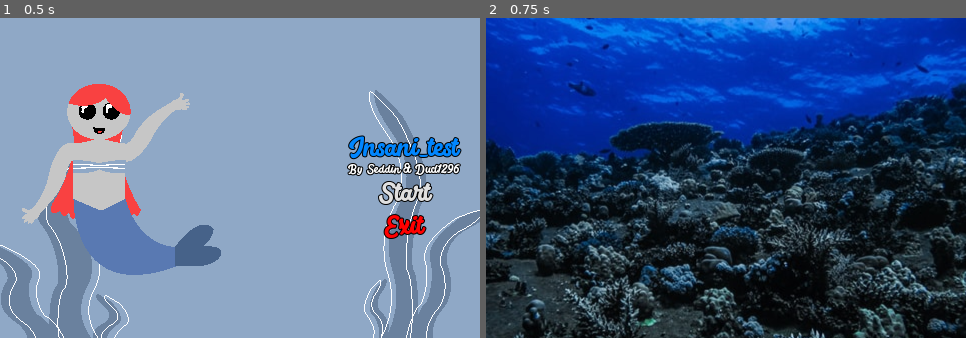
Above: before the commit, frames 1-2 (left to right).
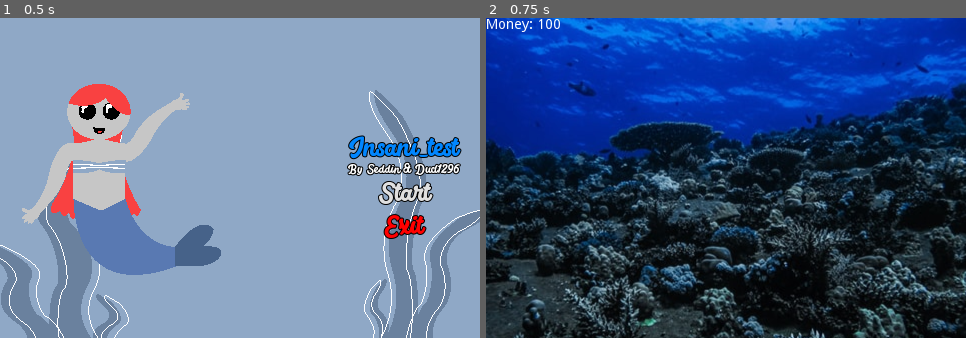
Above: after the commit, the same moments.

Repository: ducl1296/Insani_test
Game: Godot game, scene res://Menu.tscn
The game is run twice, just before and just after one commit, with the same random seed, the same clock (stepped at 60 frames per second) and the same inputs.
Inputs:
- Up to frame 1 (0.5 s): no input
- Up to frame 2 (0.75 s): click "Start" at 0.5 s

Frame 1 is identical in both runs. In frame 2, 0.2% of the frame differs, in the area x 0-16%, y 0-5%.

Commit message:
Some updates for food and money

Diff:
--- a/Global.gd
+++ b/Global.gd
@@ -4,3 +4,4 @@
 #Variables for food
 var max_food = 1 # Max amount of food
 var current_food = 0 # Current food on scene (dont touch this)
+var money : int = 100; # Amount of happynes
--- a/assets/Fish_Tank/FishTank.gd
+++ b/assets/Fish_Tank/FishTank.gd
@@ -16,4 +16,6 @@
 		Global.current_food += 1
 		get_tree().call_group("fishtank","add_child",food)
 
+
 	print(Global.current_food)
+	$UI/money.text = "Money: " + str(Global.money)
--- a/assets/Fish_Tank/FishTank.tscn
+++ b/assets/Fish_Tank/FishTank.tscn
@@ -17,7 +17,9 @@
 texture = ExtResource( 2 )
 centered = false
 
-[node name="Label" type="Label" parent="."]
+[node name="UI" type="CanvasLayer" parent="."]
+
+[node name="money" type="Label" parent="UI"]
 margin_right = 40.0
 margin_bottom = 14.0
 __meta__ = {
